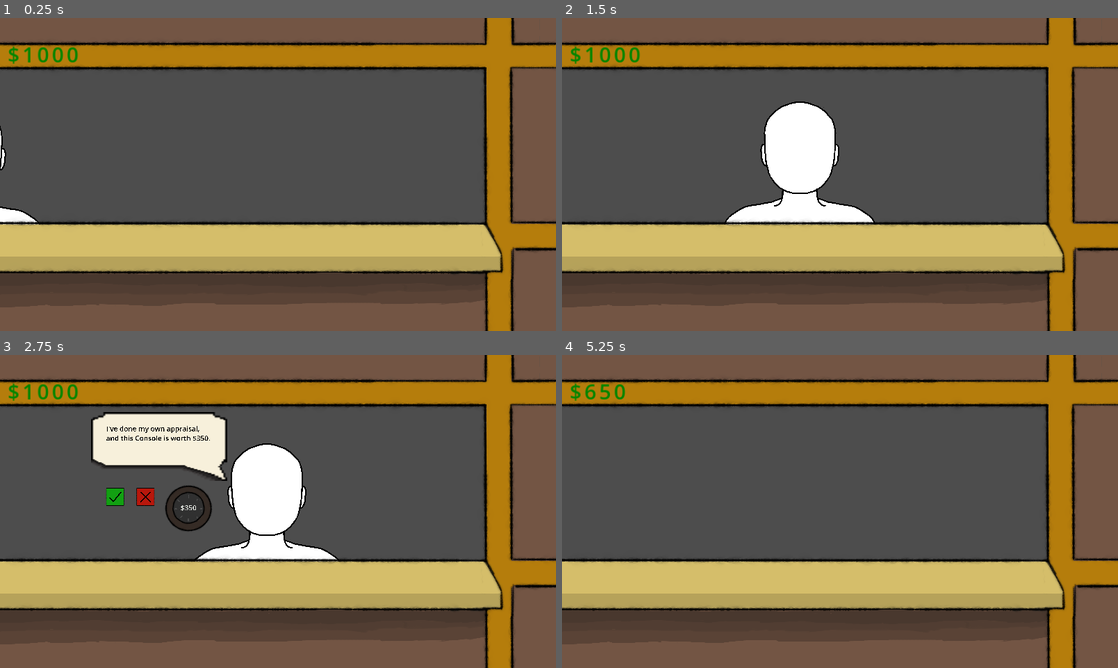
Above: before the commit, frames 1-4 (two rows, left to right).
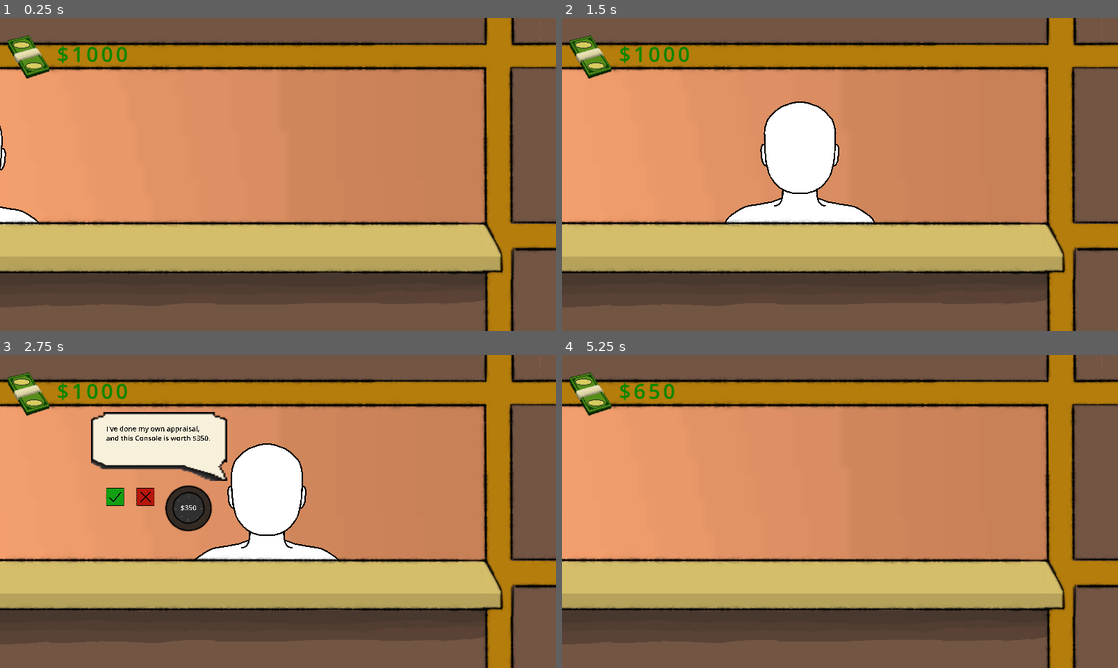
Above: after the commit, the same moments.

Repository: Routund/pawncepts
Game: Godot game, scene res://Scenes/Shop.tscn
The game is run twice, just before and just after one commit, with the same random seed, the same clock (stepped at 60 frames per second) and the same inputs.
Inputs (mouse positions are in pixels of both pictures, inside the frame that each line leads up to):
- Up to frame 1 (0.25 s): no input
- Up to frame 2 (1.5 s): move the mouse to (962, 158) at 0.52 s; click (962, 158) at 0.67 s; move the mouse to (728, 190) at 1.27 s; click (728, 190) at 1.42 s
- Up to frame 3 (2.75 s): click (189, 508) at 2 s
- Up to frame 4 (5.25 s): click (678, 495) at 2.75 s; click (678, 495) at 3.5 s; move the mouse to (895, 442) at 4.27 s; click (895, 442) at 4.42 s; move the mouse to (812, 574) at 5.02 s; click (812, 574) at 5.17 s

The runs differ from the first frame. In frame 1, 43% of the frame differs, in the area x 0-98%, y 0-66%; in frame 2, 39%; in frame 3, 33%; in frame 4, 44%.

Commit message:
also added some textures

Diff:
--- a/Scenes/Shop.tscn
+++ b/Scenes/Shop.tscn
@@ -1,8 +1,10 @@
-[gd_scene load_steps=21 format=3 uid="uid://so1vseffcoo2"]
+[gd_scene load_steps=23 format=3 uid="uid://so1vseffcoo2"]
 
 [ext_resource type="Script" path="res://Scripts/Money.gd" id="1_dygwe"]
 [ext_resource type="Script" path="res://Scripts/Shop_Manager.gd" id="1_ruhxm"]
 [ext_resource type="Texture2D" uid="uid://bbk2g748hlv51" path="res://Assets/person_base.png" id="2_q2o5f"]
+[ext_resource type="Texture2D" uid="uid://co55y88nigfxd" path="res://Assets/Wall 1.png" id="2_vby4j"]
+[ext_resource type="Texture2D" uid="uid://ct6vrrwc8lssc" path="res://Assets/cash final 64x64.png" id="3_clsbt"]
 [ext_resource type="Script" path="res://Scripts/Customer_functions.gd" id="3_x5wk7"]
 [ext_resource type="Script" path="res://Scripts/Speech_manager.gd" id="5_2j8ui"]
 [ext_resource type="Texture2D" uid="uid://daxw6o2fhaprx" path="res://Assets/Speech Bubble Final 64x64.png" id="6_4uqg8"]
@@ -38,10 +40,20 @@
 [node name="Node2D" type="Node2D"]
 script = ExtResource("1_ruhxm")
 
+[node name="Wall1" type="Sprite2D" parent="."]
+position = Vector2(576.5, 323)
+scale = Vector2(16.6875, 16.8)
+texture = ExtResource("2_vby4j")
+
 [node name="Camera2D" type="Camera2D" parent="."]
 position = Vector2(573, 323)
 
 [node name="CanvasLayer" type="CanvasLayer" parent="."]
+
+[node name="CashFinal64x64" type="Sprite2D" parent="CanvasLayer"]
+position = Vector2(59, 81)
+scale = Vector2(1.35938, 1.39063)
+texture = ExtResource("3_clsbt")
 
 [node name="Label" type="Label" parent="CanvasLayer"]
 anchors_preset = -1
@@ -49,10 +61,10 @@
 anchor_top = 0.071
 anchor_right = 0.014
 anchor_bottom = 0.071
-offset_left = -0.128
-offset_top = -0.00800323
-offset_right = 177.872
-offset_bottom = 72.992
+offset_left = 101.872
+offset_top = -1.008
+offset_right = 279.872
+offset_bottom = 71.992
 grow_horizontal = 2
 grow_vertical = 2
 text = "adsasd"
--- a/Scripts/Speech_manager.gd
+++ b/Scripts/Speech_manager.gd
@@ -63,7 +63,7 @@
 
 
 func _on_customer_entered():
-		if(randi_range(0,10)>=inventory.size()):
+		if(randi_range(0,6)>=inventory.size()):
 			customerState="sell"
 
 			# Pick random values for customer
@@ -162,7 +162,7 @@
 						exit = true
 						no_deal.emit()
 					else:
-						var newPrice = (initial_price + spinner.price) / 2
+						var newPrice = (initial_price + spinner.price) / 2.1
 						newPrice = int(newPrice * (rng.randf_range(check_price / newPrice, initial_price / newPrice)))
 						spinner.price = newPrice
 						spinner.priceText.text = "$%s" % [newPrice]
Binary file added: Assets/Wall 1.png
Not shown, added: Assets/Wall 1.png.import
Binary file added: Assets/cash final 64x64.png
Not shown, added: Assets/cash final 64x64.png.import
